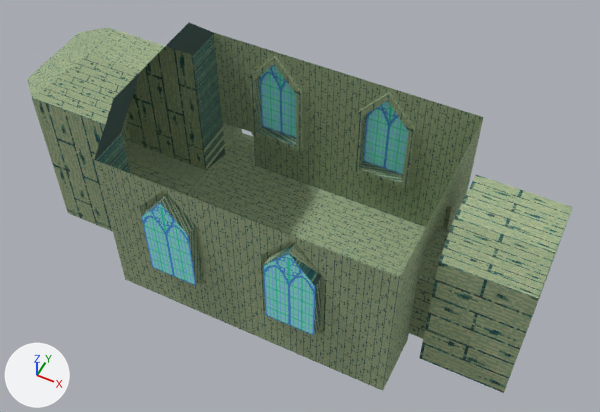
An edit to the Blender file 3DAssets/Evironnement/Church.blend, drawn before and after from the same camera.
Rendered twice from a camera (50 mm lens) standing at (14.1, -23.6, 33.7) and looking at (2.4, -0.3, 4.5). Every picture has the same lights, and +X, +Y and +Z are marked at lower left.

Names of what the first picture shows: 'Church-col'.
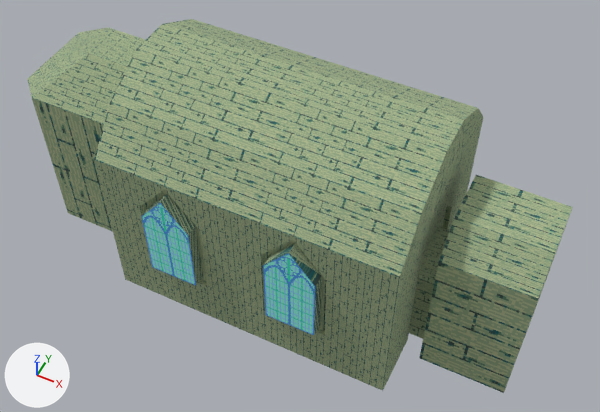
Boxes (x1, y1, x2, y2) around the edits, measured in the pictures (600 x 412 px):
'Church-col', reshaped: before (27, 23, 573, 393); after (27, 19, 573, 393)
part 1 of me_plane, built on: before (95, 23, 214, 158); after (94, 19, 483, 277)
part 2 of me_plane, surface changed (green): before (94, 33, 225, 173)

The change, as a diff of the scene's bpy script:
```diff
--- a/3DAssets/Evironnement/Church.blend.py
+++ b/3DAssets/Evironnement/Church.blend.py
@@ me_plane @@
 # used by ob_church_col; location = (0.0, 0.0, 0.0)
-me_plane.from_pydata(...)  # 222 vertices, 213 faces; spans x -11.0..13.9, y -5.4..7.0, z 0.0..10.4
+me_plane.from_pydata(...)  # 252 vertices, 252 faces; spans x -11.0..13.9, y -5.4..7.0, z 0.0..11.6
+# me_plane part 1
+# 2 vertices are removed from x -5.0, y -3.0..3.0, z 10.4
+# 2 faces are deleted
+# 8 new vertices lie (0.0, 1.7, 1.9) away from vertices in x -5.0..9.0, y -5.0, z 8.5
+# 8 new vertices lie (0.0, -1.7, 1.9) away from vertices in x -5.0..9.0, y 5.0, z 8.5
+# 8 new vertices lie (0.0, 2.3, 1.2) away from vertices in x -5.0..9.0, y -3.3, z 10.4
+# 8 new vertices lie (0.0, -2.3, 1.2) away from vertices in x -5.0..9.0, y 3.3, z 10.4
+# 41 new faces join them, mat_wood (picture img_churchspritesheet_png)
+# me_plane part 2: 9 kept faces spanning x -5.0, y -5.0..5.0, z 0.0..8.5 get new texture (UV) coordinates
 me_plane.materials.append(mat_wood)
```
